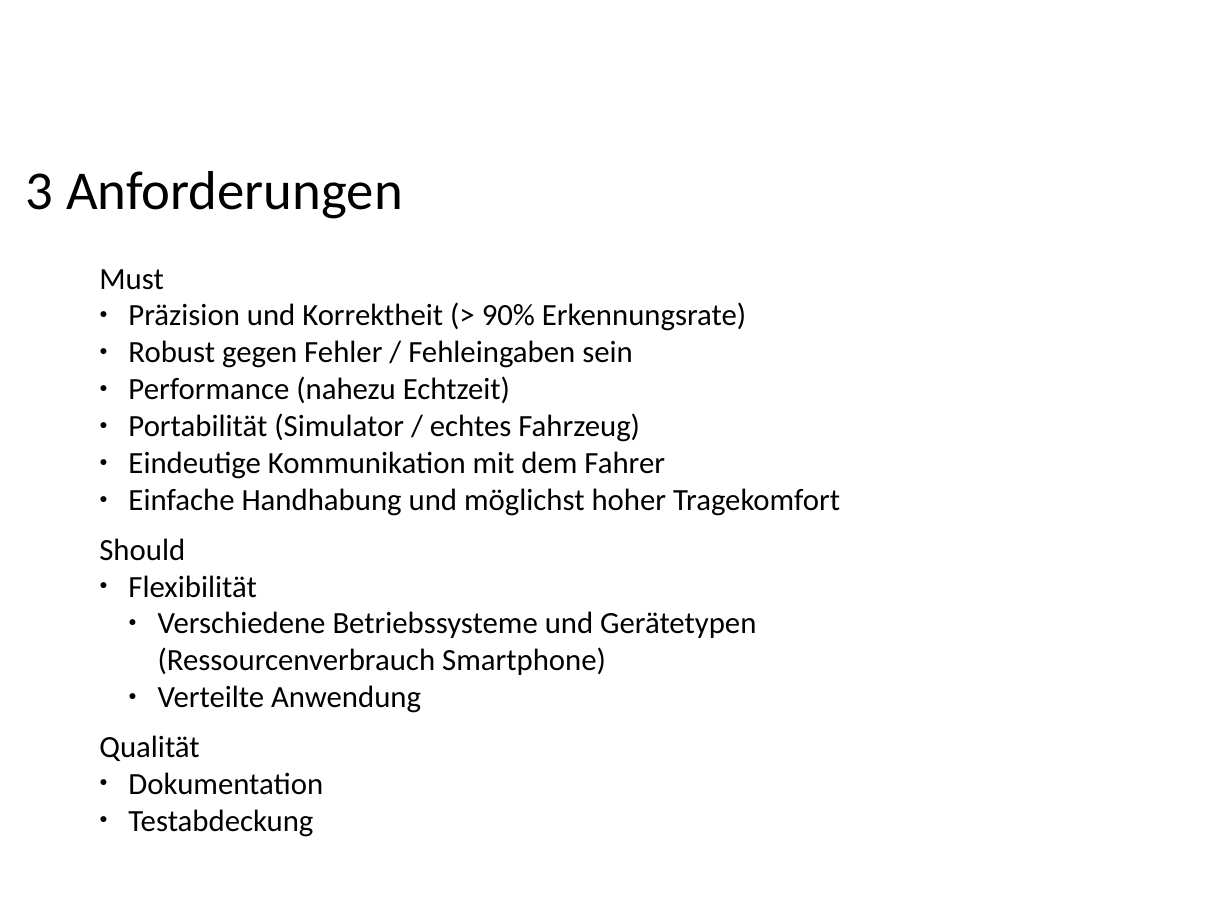
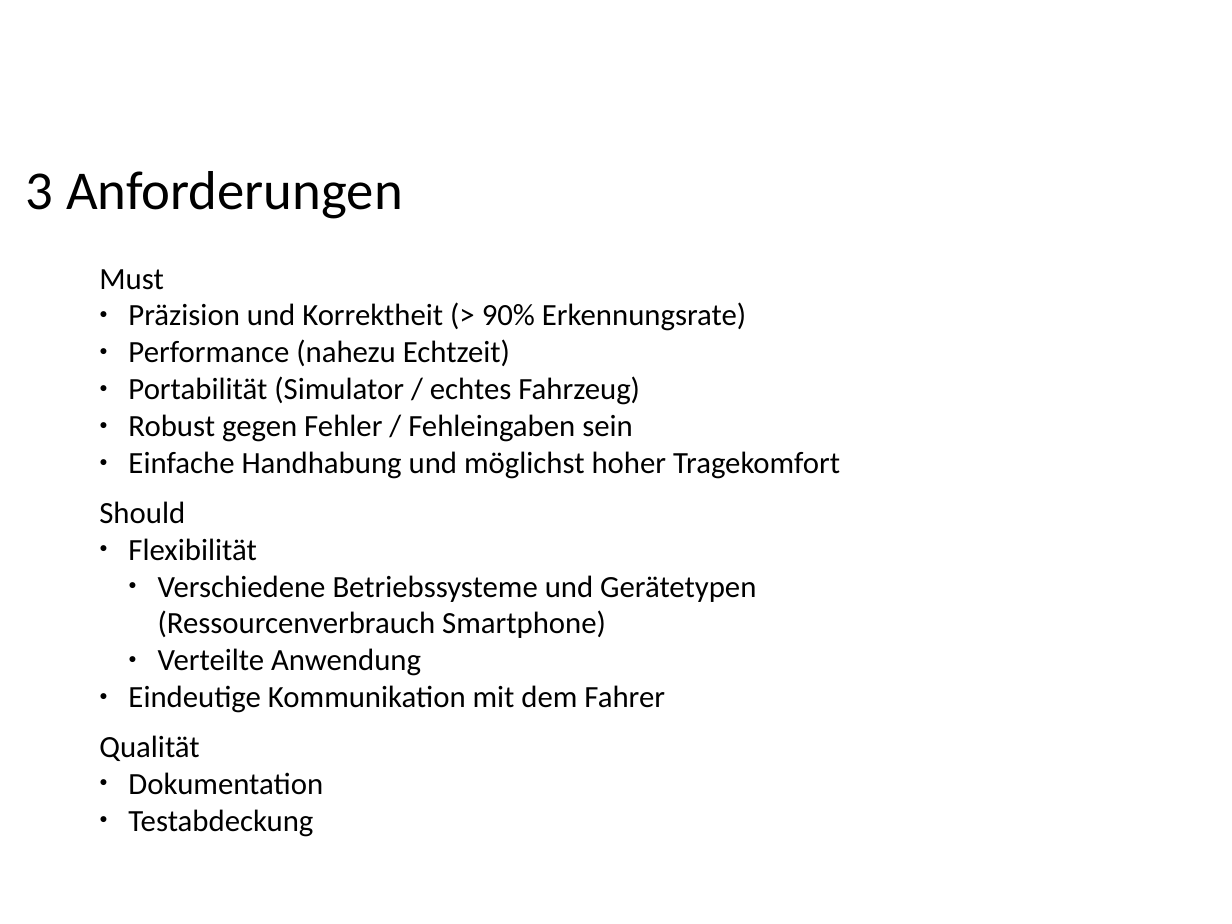
Before and after one commit to ppasler/current-adas, a slide deck: slide 6 of project/presentation/Praesentation_PoSDBoS_Pasler.odp (slide 7 before the commit). Drawn at 1232x924 pixels with LibreOffice and Linux fonts; fonts in the diff are those of the drawing; background and template pictures are left out. Boxes give left, top, right and bottom in pixels: in the first picture for what was removed or moved away, otherwise in the second. Text is boxed around its words. In the diff, an @@ line names an element or a change of style, - is before the commit and + after.

```diff
--- a/project/presentation/Praesentation_PoSDBoS_Pasler.odp
+++ b/project/presentation/Praesentation_PoSDBoS_Pasler.odp
@@ text at (128,340,633,368): paragraph removed @@
-● Robust gegen Fehler / Fehleingaben sein
@@ text at (128,414,633,442): text changed @@
-● Eindeutige Kommunikation mit dem Fahrer
+● Robust gegen Fehler / Fehleingaben sein
@@ text at (128,685,665,713): paragraph added @@
+● Eindeutige Kommunikation mit dem Fahrer
```
Also in this commit, not shown: 9 other slides changed, 3 slides added, 2 slides removed, 1 other file.
